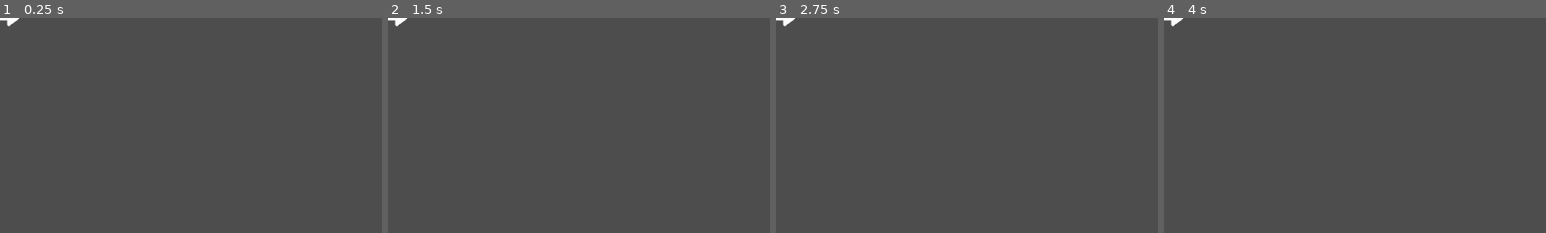
Above: before the commit, frames 1-4 (left to right).
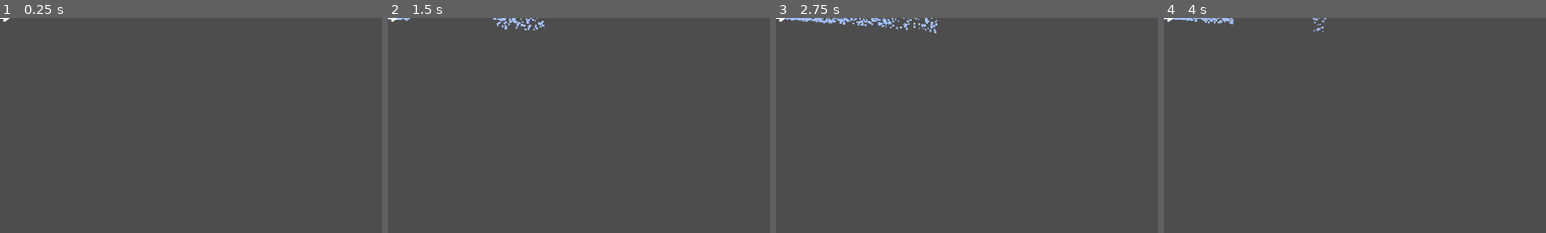
Above: after the commit, the same moments.

Repository: firefly2442/godot-tor-sven-game
Game: Godot game, scene res://scenes/entities/player_vehicles/firetruck/WaterHose.tscn
Same seed, same stepped clock (60 frames per second), same inputs: the game is played once before the commit and once after it. This scene is started directly instead of the project's main scene.
Inputs:
- Up to frame 1 (0.25 s): no input
- Up to frame 2 (1.5 s): tap Enter (action_p2) at 0.5, 0.8, 1.35 s; hold D (right_p1) 0.53-1.28 s; hold E (action_p1) 0.53-1.28 s; hold Q (back_p1) from 1.28 s (still down)
- Up to frame 3 (2.75 s): tap Backspace (back_p2) at 1.55, 2.1 s; release Q (back_p1) at 2.03 s; hold D (right_p1) from 2.03 s (still down); hold E (action_p1) from 2.03 s (still down)
- Up to frame 4 (4 s): release D (right_p1) at 2.78 s; release E (action_p1) at 2.78 s; hold W (up_p1) 2.78-3.53 s; tap E (action_p1) at 2.85 s; tap Enter (action_p2) at 3.05 s; hold A (left_p1) from 3.53 s (still down); hold Enter (action_p2) from 3.53 s (still down); tap Backspace (back_p2) at 3.8 s
The pictures show only the part of the screen within x 0-50%, y 0-50%; the shares and areas given below are measured in that part.

The runs differ from the first frame. In frame 1, less than 0.1% of the frame differs, in the area x 0-5%, y 0-4%; in frame 2, 0.4%; in frame 3, 0.9%, in the area x 0-43%, y 0-8%; in frame 4, 0.4%.

Commit message:
feat: work on implementing the water hose particles

Diff:
--- a/scenes/MainMenu.tscn
+++ b/scenes/MainMenu.tscn
@@ -28,22 +28,22 @@
 
 [node name="NewGameLabel" type="Label" parent="MarginContainer/HBoxContainer/VBoxContainer/MenuContainer"]
 layout_mode = 2
-theme_override_font_sizes/font_size = 40
+theme_override_font_sizes/font_size = 50
 text = "New Game"
 
 [node name="OptionsLabel" type="Label" parent="MarginContainer/HBoxContainer/VBoxContainer/MenuContainer"]
 layout_mode = 2
-theme_override_font_sizes/font_size = 40
+theme_override_font_sizes/font_size = 50
 text = "Options"
 
 [node name="AboutLabel" type="Label" parent="MarginContainer/HBoxContainer/VBoxContainer/MenuContainer"]
 layout_mode = 2
-theme_override_font_sizes/font_size = 40
+theme_override_font_sizes/font_size = 50
 text = "About / Credits"
 
 [node name="QuitLabel" type="Label" parent="MarginContainer/HBoxContainer/VBoxContainer/MenuContainer"]
 layout_mode = 2
-theme_override_font_sizes/font_size = 40
+theme_override_font_sizes/font_size = 50
 text = "Quit"
 
 [node name="VSeparator" type="VSeparator" parent="MarginContainer/HBoxContainer"]
--- a/scenes/entities/player_vehicles/firetruck/WaterHose.tscn
+++ b/scenes/entities/player_vehicles/firetruck/WaterHose.tscn
@@ -1,13 +1,30 @@
-[gd_scene load_steps=3 format=3 uid="uid://voobn11yad5i"]
+[gd_scene load_steps=4 format=3 uid="uid://voobn11yad5i"]
 
 [ext_resource type="Script" uid="uid://d07udmtibus4m" path="res://scripts/entities/WaterHose.gd" id="1_5misx"]
 [ext_resource type="Texture2D" uid="uid://bnd4b3xqtj4an" path="res://scenes/entities/player_vehicles/firetruck/waterhose.png" id="2_kk4k8"]
+
+[sub_resource type="ParticleProcessMaterial" id="ParticleProcessMaterial_kk4k8"]
+particle_flag_disable_z = true
+emission_shape = 3
+emission_box_extents = Vector3(1, 1, 1)
+spread = 5.0
+initial_velocity_min = 400.0
+initial_velocity_max = 400.0
+gravity = Vector3(0, 0, 0)
+linear_accel_min = -2.23517e-06
+linear_accel_max = 19.75
+scale_min = 3.0
+scale_max = 6.0
+color = Color(0.638753, 0.758185, 1, 1)
 
 [node name="WaterHose" type="Node2D"]
 script = ExtResource("1_5misx")
 
 [node name="GPUParticles2D" type="GPUParticles2D" parent="."]
 unique_name_in_owner = true
+amount = 400
+interpolate = false
+process_material = SubResource("ParticleProcessMaterial_kk4k8")
 
 [node name="RayCast2D" type="RayCast2D" parent="."]
 unique_name_in_owner = true
@@ -17,4 +34,5 @@
 
 [node name="HoseSprite2D" type="Sprite2D" parent="."]
 unique_name_in_owner = true
+scale = Vector2(0.5, 0.5)
 texture = ExtResource("2_kk4k8")
--- a/scripts/entities/WaterHose.gd
+++ b/scripts/entities/WaterHose.gd
@@ -1,36 +1,11 @@
 extends Node2D
-
-@export var max_emission_rate: float = 400.0
-@export var min_emission_rate: float = 50.0
-@export var pressure: float = 1.0 # 0..1
-@export var splash_scene: PackedScene  # assign a splash particle scene
-@export var impact_distance: float = 800.0
 
 
 func _ready() -> void:
-	$RayCast2D.target_position = Vector2(impact_distance, 0)
-	update_emission()
+	$GPUParticles2D.emitting = false
 
-func set_pressure(p: float) -> void:
-	pressure = clamp(p, 0.0, 1.0)
-	update_emission()
-
-func update_emission() -> void:
-	# scale emission rate and particle speed with pressure
-	#var material: ParticleProcessMaterial = stream.process_material
-	#stream.emission_rate = lerp(min_emission_rate, max_emission_rate, pressure)
-	#material.initial_velocity = lerp(200, 800, pressure)
-	# optionally scale size/intensity
-	#stream.scale = lerp(0.6, 1.2, pressure)
-	pass
 
 func _physics_process(_delta: float) -> void:
-	# point the ray in hose direction
-	#ray.cast_to = Vector2(impact_distance, 0).rotated(global_rotation)
-	#ray.force_raycast_update()
-	#if ray.is_colliding():
-		#var hit_pos = ray.get_collision_point()
-		#spawn_splash(hit_pos)
 	pass
 
 func _process(_delta: float) -> void:
@@ -43,3 +18,11 @@
 	if hose_direction.length_squared() > 0.0001:
 		# Set rotation so local +X points toward input direction.
 		rotation = hose_direction.angle()
+
+func _unhandled_input(_event: InputEvent) -> void:
+	if Utility.player1_selected == "Operator" and Input.is_action_just_pressed("action_p1") or \
+		Utility.player2_selected == "Operator" and Input.is_action_just_pressed("action_p2"):
+		if $GPUParticles2D.emitting:
+			$GPUParticles2D.emitting = false
+		else:
+			$GPUParticles2D.emitting = true
Not shown, changed: scenes/City.tscn
